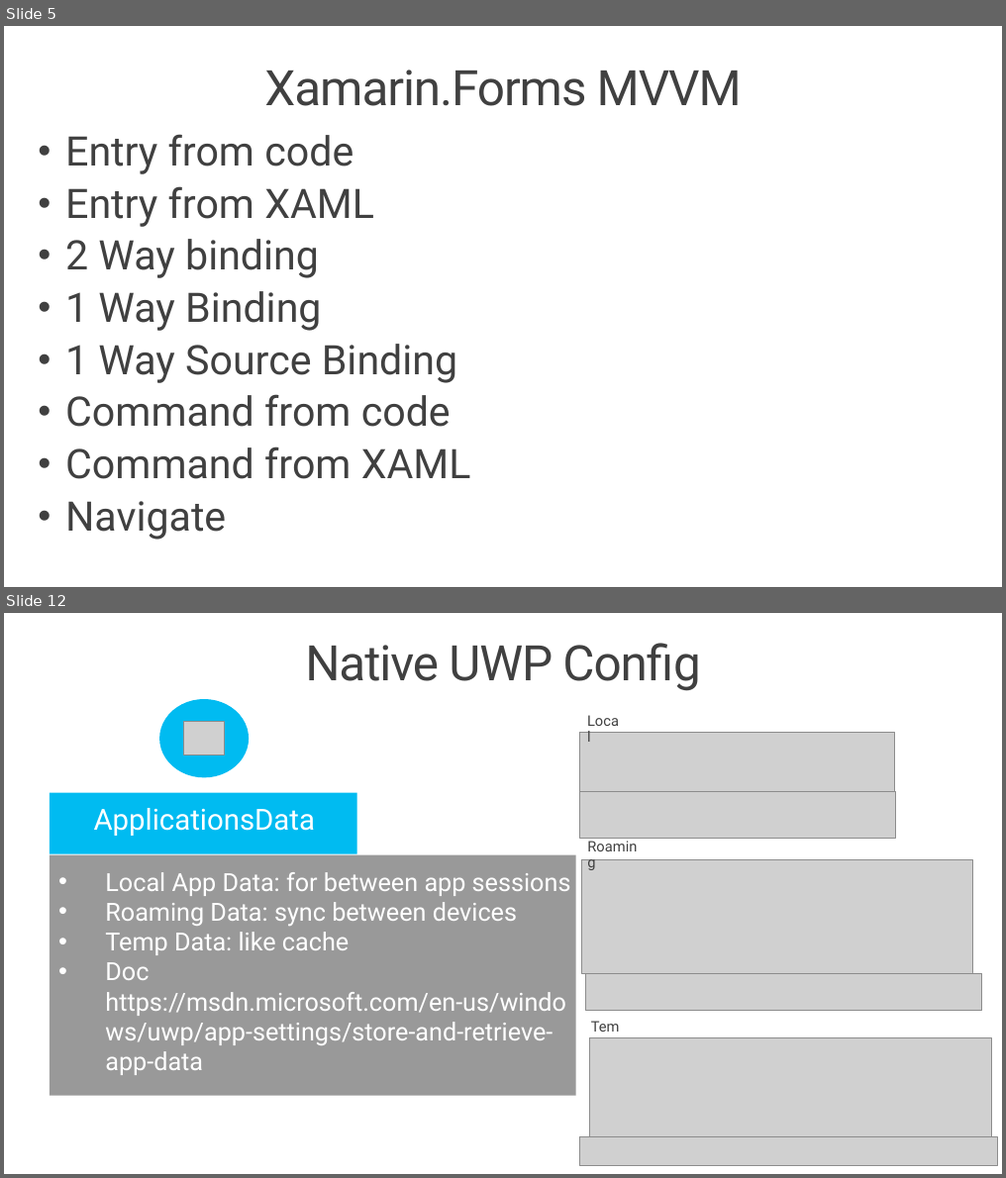
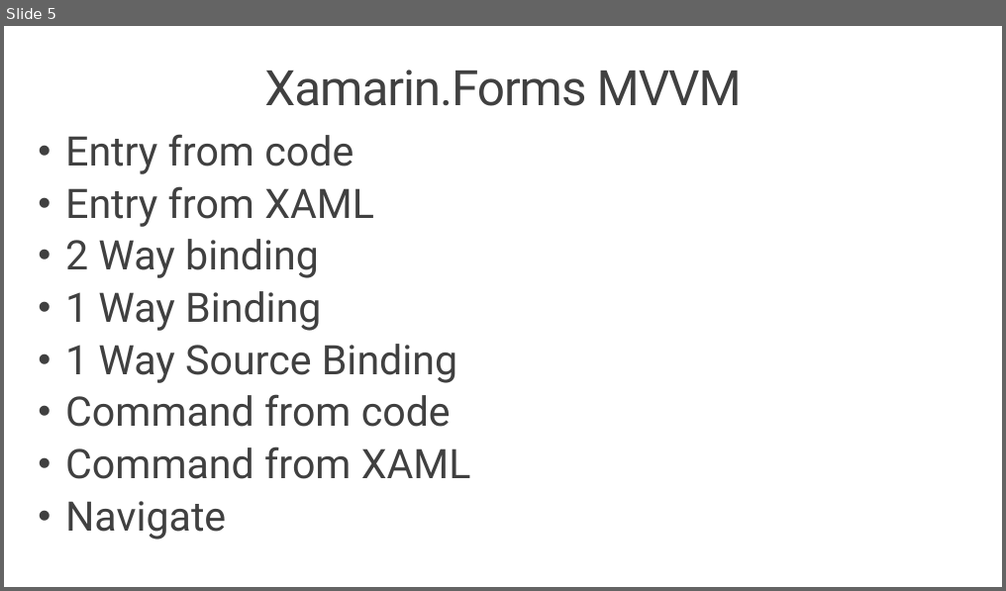
Before and after one commit to Xamariners/SDNMD_140916_MVVMBestPractices, a slide deck: MVVMBestPractices.pptx. Shown one above the other, each under a label of ours: slides 5 and 12 before the commit, slide 5 after it; the slides between them are not shown. The pictures are 1006x1178 and 1006x591 pixels, drawn with LibreOffice and Linux fonts; fonts in the diff are those of the drawing; grey boxes stand for pictures; background and template pictures are left out. Boxes give left, top, right and bottom in pixels: in the first picture for what was removed or moved away, otherwise in the second. Text is boxed around its words. In the diff, an @@ line names an element or a change of style, - is before the commit and + after.

```diff
--- a/MVVMBestPractices.pptx
+++ b/MVVMBestPractices.pptx
@@ slide 12 removed at [4,613,1002,1174], background #FFFFFF @@
@@ title removed at [305,643,700,691] @@
-Native UWP Config
@@ ellipse removed at [159,699,249,777] @@
@@ picture removed at [184,722,225,755] @@
@@ text removed at [572,707,636,747] @@
-Local
@@ picture removed at [580,732,894,793] @@
@@ rectangle removed at [50,792,357,854] @@
@@ text removed at [94,808,315,836] @@
-ApplicationsData
@@ picture removed at [580,792,896,838] @@
@@ text removed at [573,832,660,872] @@
-Roaming
@@ rectangle removed at [50,856,576,1096] @@
@@ text removed at [105,872,571,1075] @@
-• Local App Data: for between app sessions
-• Roaming Data: sync between devices
-• Temp Data: like cache
-• Doc https://msdn.microsoft.com/en-us/windows/uwp/app-settings/store-and-retrieve-app-data
@@ picture removed at [582,861,973,973] @@
@@ picture removed at [586,973,982,1011] @@
@@ text removed at [576,1012,642,1053] @@
-Temp
@@ picture removed at [590,1039,992,1143] @@
@@ picture removed at [580,1137,997,1166] @@
```
Also in this commit, not shown: 2 slides changed, 11 other slides removed, 6 other files.
